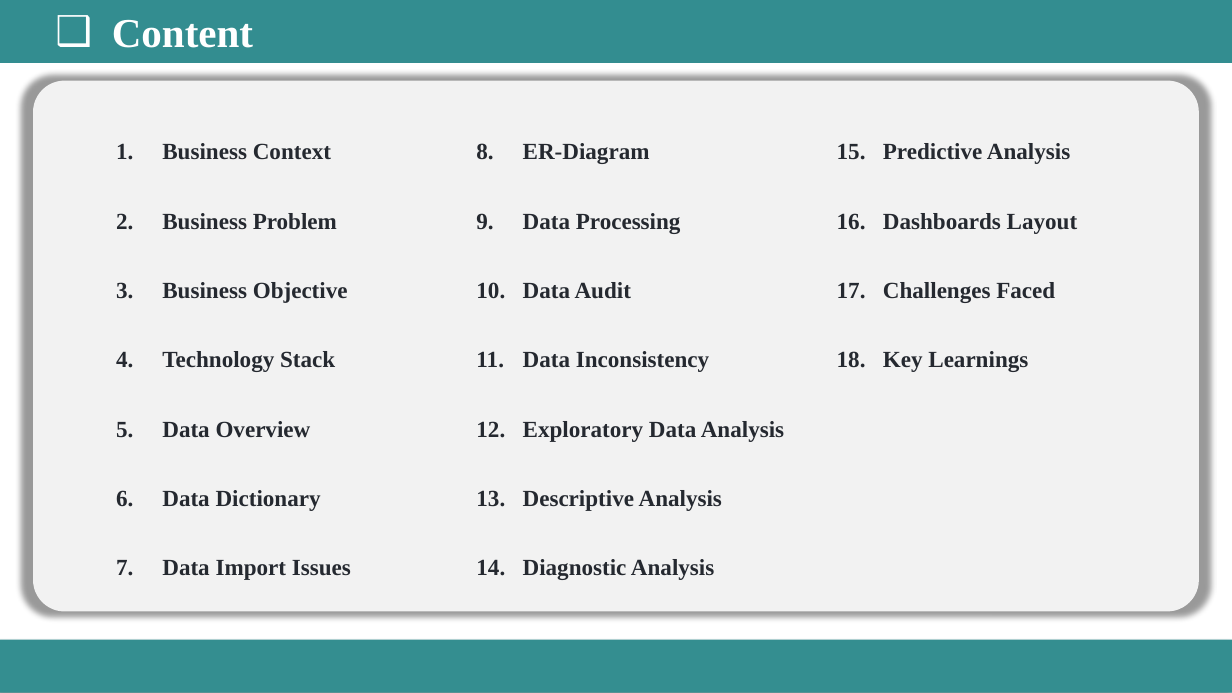
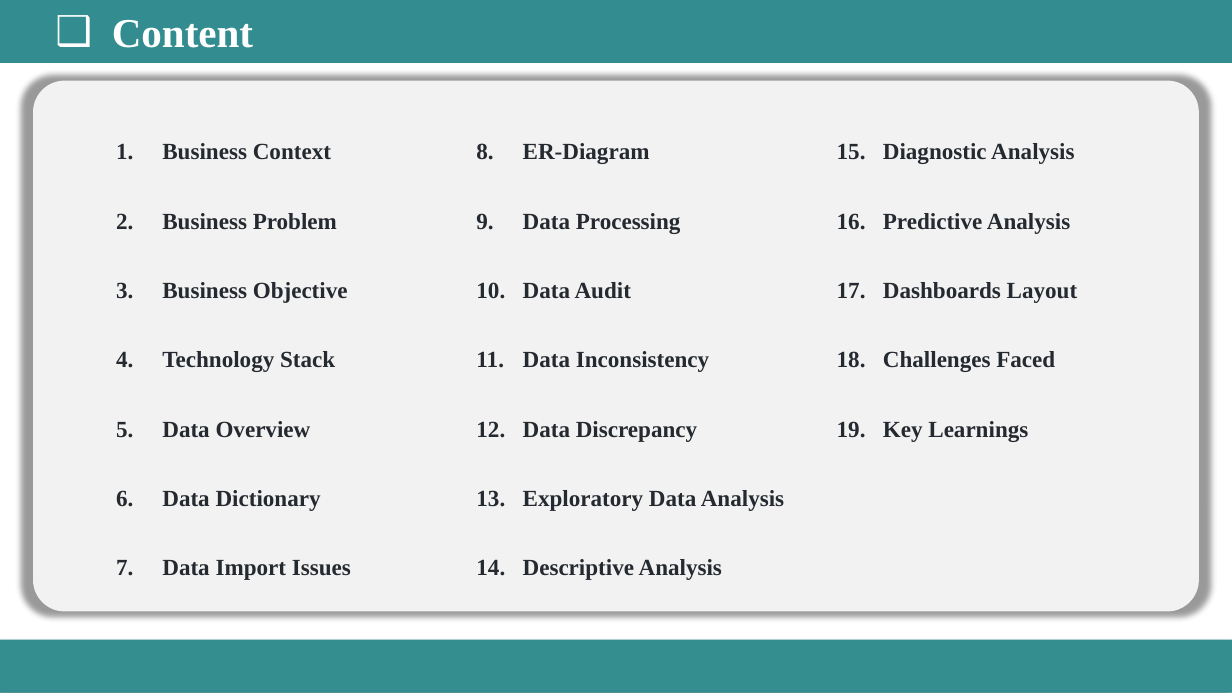
Before and after one commit to Dipesh-Ydv/Starbucks-Analysis, a slide deck: slide 2 of Starbucks_Analysis_Presentation.pptx. Drawn at 1232x693 pixels with LibreOffice and Linux fonts; fonts in the diff are those of the drawing. Boxes give left, top, right and bottom in pixels: in the first picture for what was removed or moved away, otherwise in the second. Text is boxed around its words. In the diff, an @@ line names an element or a change of style, - is before the commit and + after.

```diff
--- a/Starbucks_Analysis_Presentation.pptx
+++ b/Starbucks_Analysis_Presentation.pptx
@@ text at (883, 143, 1074, 164): paragraph added @@
+15. Diagnostic Analysis
@@ text at (523, 421, 697, 442): paragraph added @@
+12. Data Discrepancy
@@ text at (523, 559, 714, 580): paragraph removed @@
-14. Diagnostic Analysis
```
Also in this commit, not shown: 7 other slides changed, 7 slides added, 1 other file.
